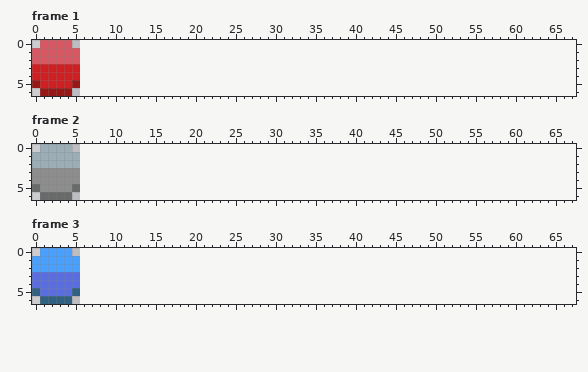
File history of a pixel-art file, Assets/Sprites/UI/ui_status_bar.aseprite. Above, as it was before the edit.
6x7 pixels, 3 frames. Shown: frame 1, frame 2, frame 3. The old version is drawn lined up with the new one, on the new canvas.
The result:
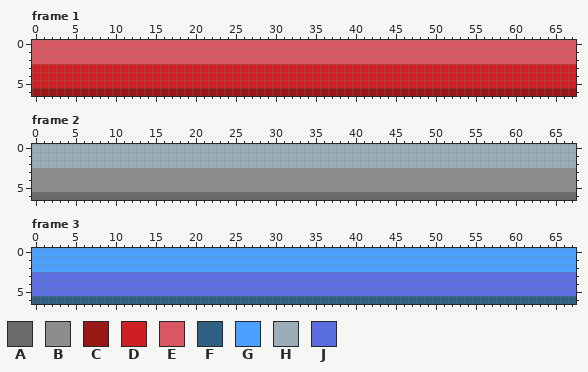
Palette (. is transparent): A #696a6a  B #8d8d8d  C #981717  D #cf1f23  E #d95763  F #306082  G #4aa0ff  H #9badb7  J #5b6ee1
Change:
canvas 6x7 -> 68x7
--- frame 1
@@ x 0..67 @@
-0 .EEEE...............................................................
-1 EEEEEE..............................................................
-2 EEEEEE..............................................................
-3 DDDDDD..............................................................
-4 DDDDDD..............................................................
-5 CDDDDC..............................................................
-6 .CCCC...............................................................
+0 EEEEEEEEEEEEEEEEEEEEEEEEEEEEEEEEEEEEEEEEEEEEEEEEEEEEEEEEEEEEEEEEEEEE
+1 EEEEEEEEEEEEEEEEEEEEEEEEEEEEEEEEEEEEEEEEEEEEEEEEEEEEEEEEEEEEEEEEEEEE
+2 EEEEEEEEEEEEEEEEEEEEEEEEEEEEEEEEEEEEEEEEEEEEEEEEEEEEEEEEEEEEEEEEEEEE
+3 DDDDDDDDDDDDDDDDDDDDDDDDDDDDDDDDDDDDDDDDDDDDDDDDDDDDDDDDDDDDDDDDDDDD
+4 DDDDDDDDDDDDDDDDDDDDDDDDDDDDDDDDDDDDDDDDDDDDDDDDDDDDDDDDDDDDDDDDDDDD
+5 DDDDDDDDDDDDDDDDDDDDDDDDDDDDDDDDDDDDDDDDDDDDDDDDDDDDDDDDDDDDDDDDDDDD
+6 CCCCCCCCCCCCCCCCCCCCCCCCCCCCCCCCCCCCCCCCCCCCCCCCCCCCCCCCCCCCCCCCCCCC
--- frame 2
@@ x 0..67 @@
-0 .HHHH...............................................................
-1 HHHHHH..............................................................
-2 HHHHHH..............................................................
-3 BBBBBB..............................................................
-4 BBBBBB..............................................................
-5 ABBBBA..............................................................
-6 .AAAA...............................................................
+0 HHHHHHHHHHHHHHHHHHHHHHHHHHHHHHHHHHHHHHHHHHHHHHHHHHHHHHHHHHHHHHHHHHHH
+1 HHHHHHHHHHHHHHHHHHHHHHHHHHHHHHHHHHHHHHHHHHHHHHHHHHHHHHHHHHHHHHHHHHHH
+2 HHHHHHHHHHHHHHHHHHHHHHHHHHHHHHHHHHHHHHHHHHHHHHHHHHHHHHHHHHHHHHHHHHHH
+3 BBBBBBBBBBBBBBBBBBBBBBBBBBBBBBBBBBBBBBBBBBBBBBBBBBBBBBBBBBBBBBBBBBBB
+4 BBBBBBBBBBBBBBBBBBBBBBBBBBBBBBBBBBBBBBBBBBBBBBBBBBBBBBBBBBBBBBBBBBBB
+5 BBBBBBBBBBBBBBBBBBBBBBBBBBBBBBBBBBBBBBBBBBBBBBBBBBBBBBBBBBBBBBBBBBBB
+6 AAAAAAAAAAAAAAAAAAAAAAAAAAAAAAAAAAAAAAAAAAAAAAAAAAAAAAAAAAAAAAAAAAAA
--- frame 3
@@ x 0..67 @@
-0 .GGGG...............................................................
-1 GGGGGG..............................................................
-2 GGGGGG..............................................................
-3 JJJJJJ..............................................................
-4 JJJJJJ..............................................................
-5 FJJJJF..............................................................
-6 .FFFF...............................................................
+0 GGGGGGGGGGGGGGGGGGGGGGGGGGGGGGGGGGGGGGGGGGGGGGGGGGGGGGGGGGGGGGGGGGGG
+1 GGGGGGGGGGGGGGGGGGGGGGGGGGGGGGGGGGGGGGGGGGGGGGGGGGGGGGGGGGGGGGGGGGGG
+2 GGGGGGGGGGGGGGGGGGGGGGGGGGGGGGGGGGGGGGGGGGGGGGGGGGGGGGGGGGGGGGGGGGGG
+3 JJJJJJJJJJJJJJJJJJJJJJJJJJJJJJJJJJJJJJJJJJJJJJJJJJJJJJJJJJJJJJJJJJJJ
+4 JJJJJJJJJJJJJJJJJJJJJJJJJJJJJJJJJJJJJJJJJJJJJJJJJJJJJJJJJJJJJJJJJJJJ
+5 JJJJJJJJJJJJJJJJJJJJJJJJJJJJJJJJJJJJJJJJJJJJJJJJJJJJJJJJJJJJJJJJJJJJ
+6 FFFFFFFFFFFFFFFFFFFFFFFFFFFFFFFFFFFFFFFFFFFFFFFFFFFFFFFFFFFFFFFFFFFF
